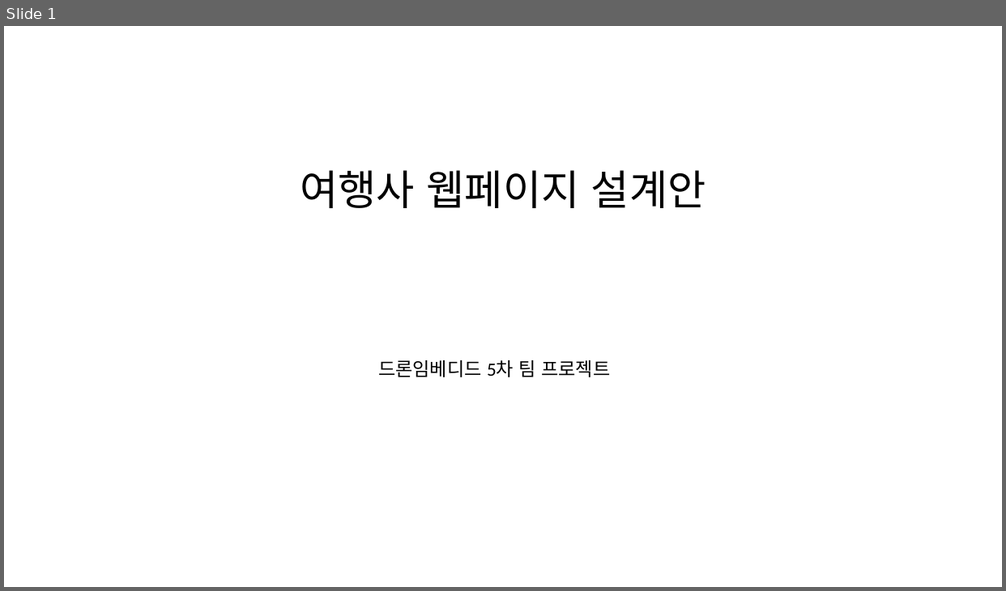
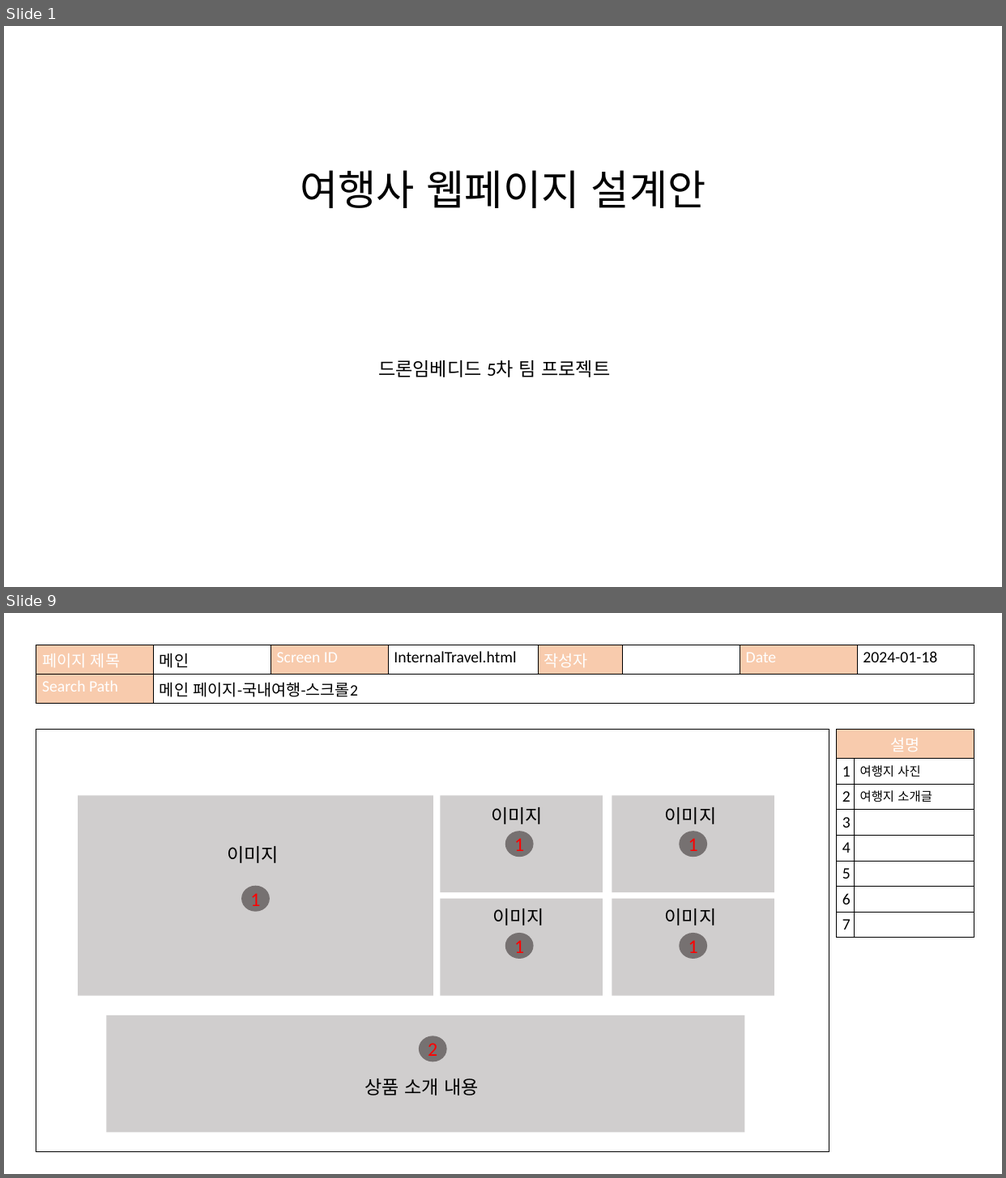
Before and after one commit to kang1211/KangProject, a slide deck: TeamProject/팀프로젝트설계.pptx. Shown one above the other, each under a label of ours: slide 1 before the commit, slides 1 and 9 after it; the slides between them are not shown. The pictures are 1006x591 and 1006x1178 pixels, drawn with LibreOffice and Linux fonts; fonts in the diff are those of the drawing. Boxes give left, top, right and bottom in pixels: in the first picture for what was removed or moved away, otherwise in the second. Text is boxed around its words. In the diff, an @@ line names an element or a change of style, - is before the commit and + after.

```diff
--- a/TeamProject/팀프로젝트설계.pptx
+++ b/TeamProject/팀프로젝트설계.pptx
@@ slide 9 added at <box>4,613,1002,1174</box>, background #FFFFFF @@
@@ table added at <box>36,645,974,700</box>, 2 rows, 8 columns @@
+페이지 제목 | 메인 | Screen ID | InternalTravel.html | 작성자 |  | Date | 2024-01-18
+Search Path | 메인 페이지-국내여행-스크롤2 |  |  |  |  |  | 
@@ rectangle added at <box>36,730,829,1152</box>, outline #000000 1 pt @@
@@ table added at <box>836,730,974,933</box>, 8 rows, 2 columns @@
+설명 | 
+1 | 여행지 사진
+2 | 여행지 소개글
+3 | 
+4 | 
+5 | 
+6 | 
+7 | 
@@ text added at <box>491,807,543,824</box>, 27 pt, text #000000 @@
+이미지
@@ ellipse added at <box>505,831,534,857</box>, fill #767171, 28 pt, text #FF0000 @@
+1
@@ text added at <box>665,807,717,824</box>, 27 pt, text #000000 @@
+이미지
@@ ellipse added at <box>679,831,708,857</box>, fill #767171, 28 pt, text #FF0000 @@
+1
@@ text added at <box>227,846,279,863</box>, 27 pt, text #000000 @@
+이미지
@@ ellipse added at <box>241,886,270,912</box>, fill #767171, 28 pt, text #FF0000 @@
+1
@@ group added at <box>78,795,774,996</box>: 5 rectangles @@
@@ text added at <box>492,909,544,926</box>, 27 pt, text #000000 @@
+이미지
@@ text added at <box>665,909,717,926</box>, 27 pt, text #000000 @@
+이미지
@@ ellipse added at <box>505,933,534,959</box>, fill #767171, 28 pt, text #FF0000 @@
+1
@@ ellipse added at <box>679,933,708,959</box>, fill #767171, 28 pt, text #FF0000 @@
+1
@@ rectangle added at <box>106,1016,744,1132</box>, fill #D0CECE @@
@@ ellipse added at <box>419,1036,447,1062</box>, fill #767171, 28 pt, text #FF0000 @@
+2
@@ text added at <box>364,1079,479,1096</box>, 27 pt, text #000000 @@
+상품 소개 내용
```
Also in this commit, not shown: 4 slides changed, 10 other slides added.
